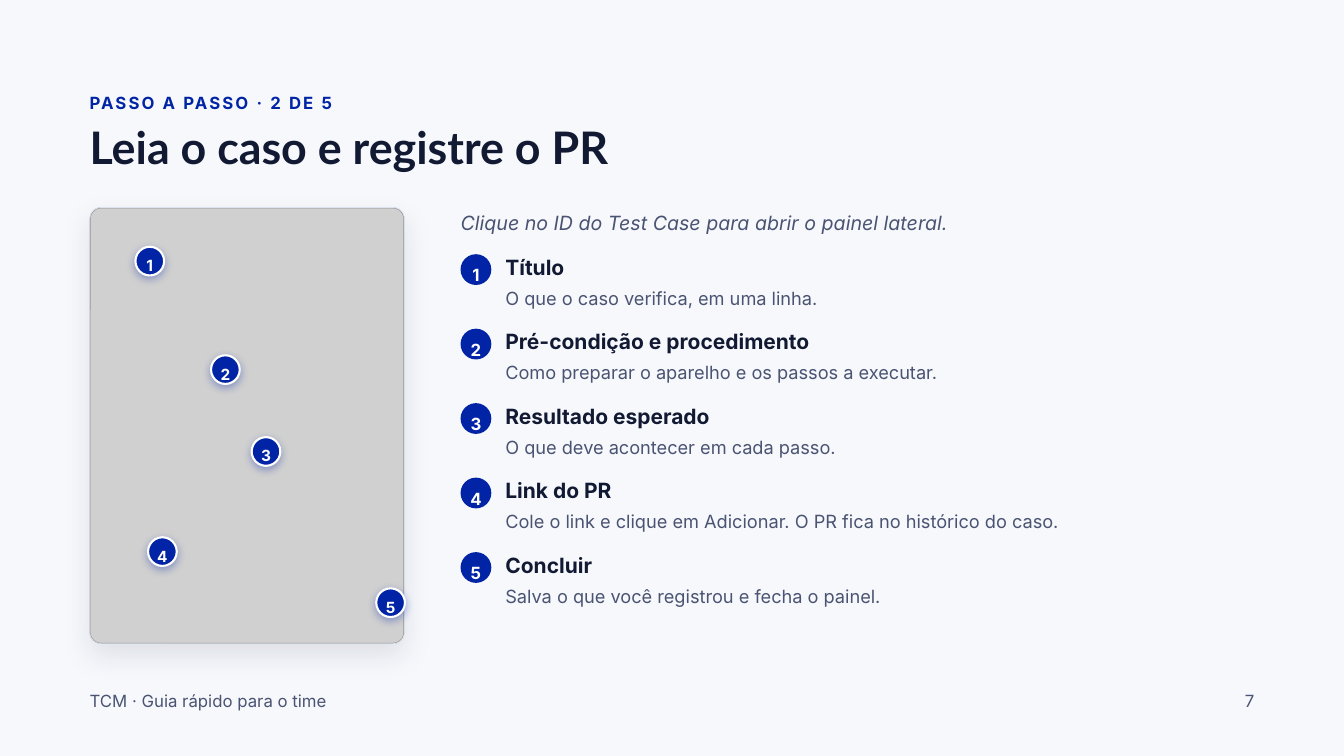
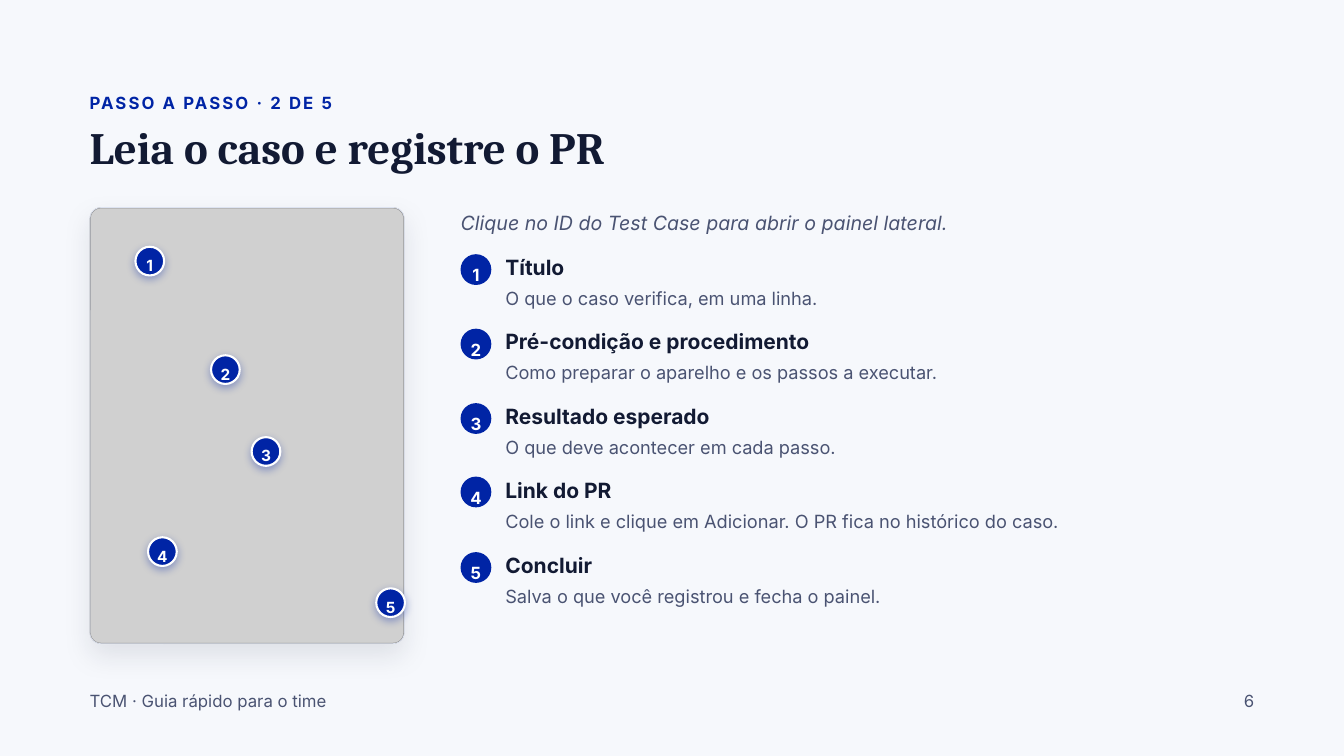
Before and after one commit to acarolinelais/tcm, a slide deck: slide 6 of docs/apresentacoes/tcm-guia-do-time.pptx (slide 7 before the commit). Drawn at 1344x756 pixels with LibreOffice and Linux fonts; fonts in the diff are those of the drawing; grey boxes stand for pictures. Boxes give left, top, right and bottom in pixels: in the first picture for what was removed or moved away, otherwise in the second. Text is boxed around its words. In the diff, an @@ line names an element or a change of style, - is before the commit and + after.

```diff
--- a/docs/apresentacoes/tcm-guia-do-time.pptx
+++ b/docs/apresentacoes/tcm-guia-do-time.pptx
@@ title "Leia o caso e registre ..." at [90, 133, 604, 174]: font Lato to Cambria @@
@@ text at [1244, 694, 1254, 707]: text changed @@
-7
+6
```
Also in this commit, not shown: 10 other slides changed.
